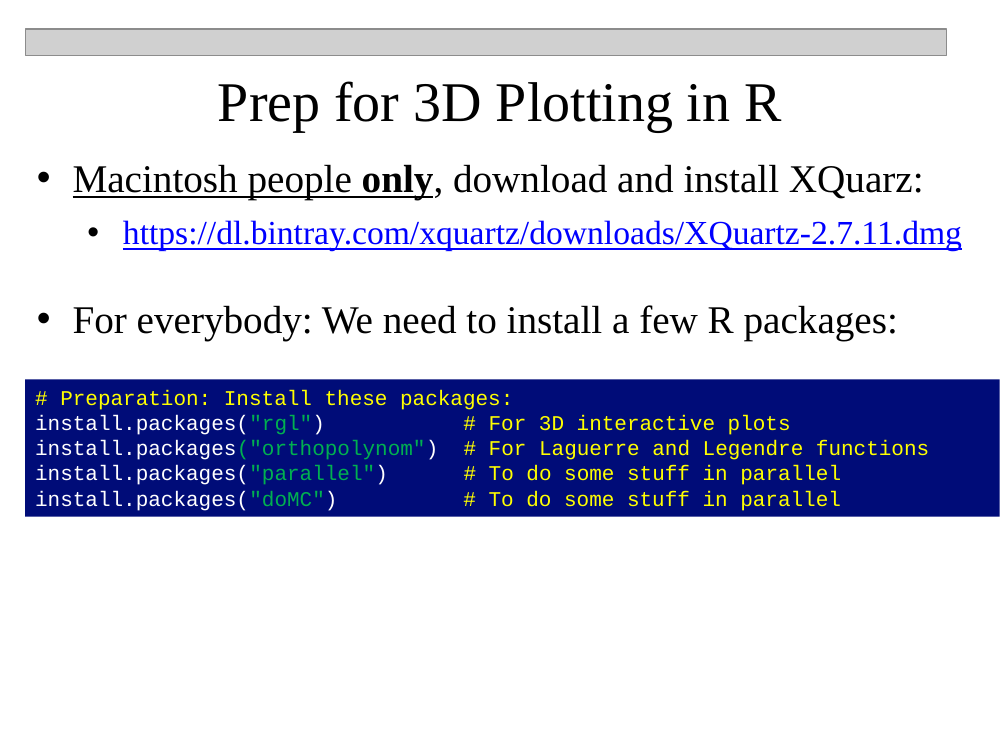
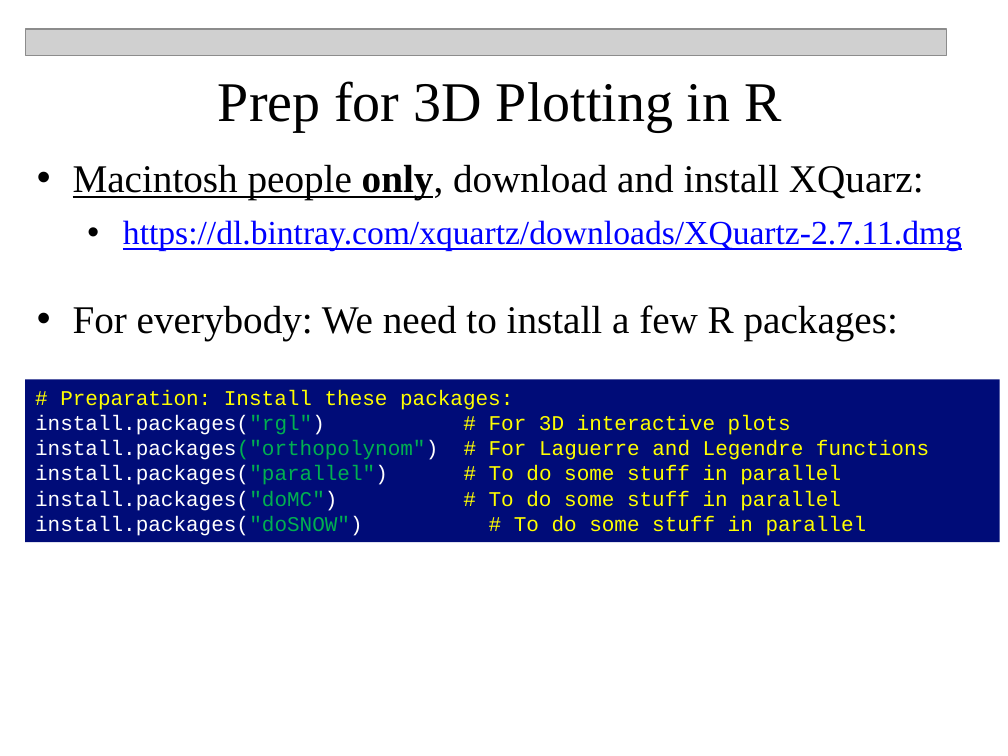
Before and after one commit to npetraco/CHE302, a slide deck: slide 13 of Laboratories/Lab4/Orbitals_Workshop.pptx. Drawn at 1008x756 pixels with LibreOffice and Linux fonts; fonts in the diff are those of the drawing; grey boxes stand for pictures. Boxes give left, top, right and bottom in pixels: in the first picture for what was removed or moved away, otherwise in the second. Text is boxed around its words. In the diff, an @@ line names an element or a change of style, - is before the commit and + after.

```diff
--- a/Laboratories/Lab4/Orbitals_Workshop.pptx
+++ b/Laboratories/Lab4/Orbitals_Workshop.pptx
@@ rectangle "# Preparation: Install these packages:": place and size @@
-rectangle "# Preparation: Install these packages:" at box(25, 379, 1000, 516)
+rectangle "# Preparation: Install these packages:" at box(25, 379, 1000, 542)
@@ text in rectangle at box(35, 516, 867, 536): paragraph added @@
+install.packages("doSNOW") # To do some stuff in parallel
```
Also in this commit, not shown: 1 other slide changed, 3 other files.
